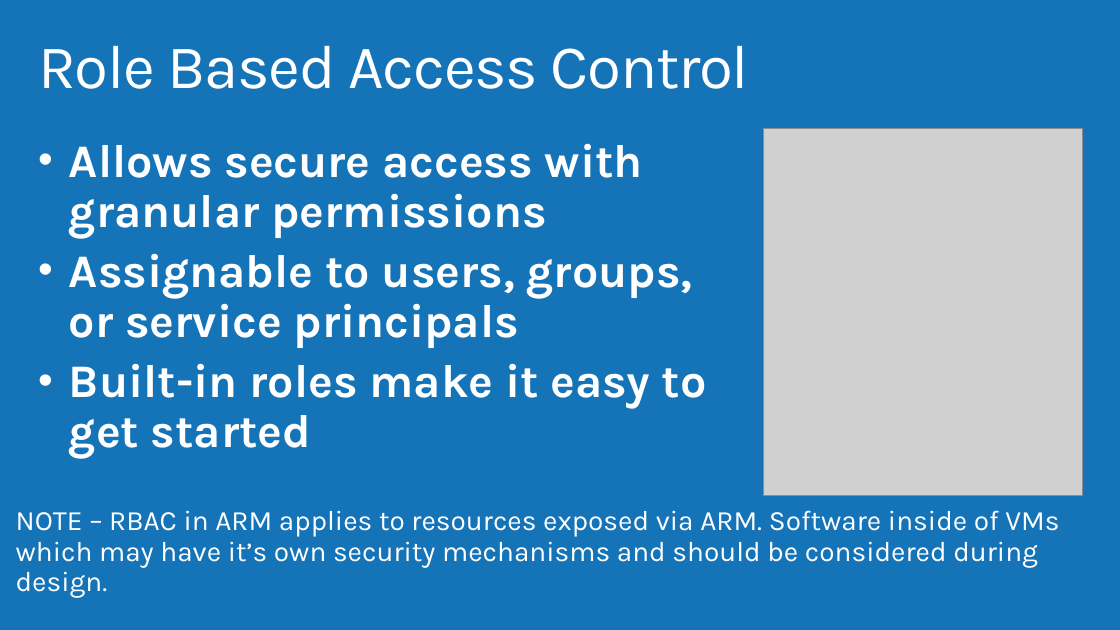
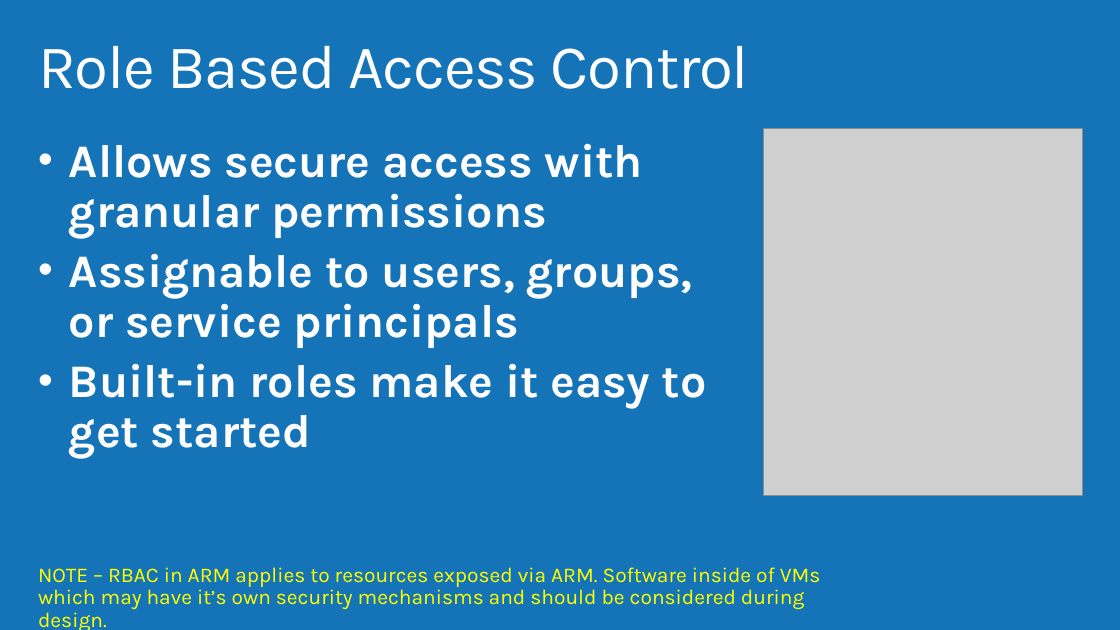
Before and after one commit to AzureCAT-GSI/Designing-and-Managing-Azure-Subscriptions, a slide deck: slide 18 of Designing and Managing Azure Subscriptions.pptx (slide 21 before the commit). Drawn at 1120x630 pixels with LibreOffice and Linux fonts; fonts in the diff are those of the drawing; grey boxes stand for pictures; background and template pictures are left out. Boxes give left, top, right and bottom in pixels: in the first picture for what was removed or moved away, otherwise in the second. Text is boxed around its words. In the diff, an @@ line names an element or a change of style, - is before the commit and + after.

Commit message:
Updates based on content team review
Closes #7 #3

```diff
--- a/Designing and Managing Azure Subscriptions.pptx
+++ b/Designing and Managing Azure Subscriptions.pptx
@@ text "NOTE – RBAC in ARM ...": place and size @@
-text "NOTE – RBAC in ARM ..." at (16,510,1059,597)
+text "NOTE – RBAC in ARM ..." at (38,567,821,630)
@@ text "NOTE – RBAC in ARM ..." at (38,567,821,630): size 24 to 18 pt, text colour #FFFFFF to #FFFF00 @@
```
Also in this commit, not shown: 20 other slides changed, 1 slide added, 6 slides removed.
